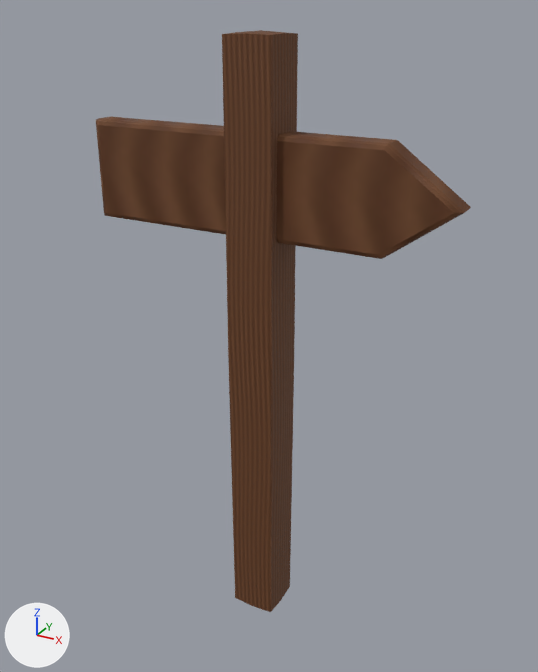
Before and after pictures for a commit that changed the glTF model public/assets/environment_props/014.glb.
Before and after are seen from a camera (50 mm lens) standing at (0.766, -1.358, 1.439) and looking at (0.005, 0.025, 0.747). Arrows for +X, +Y and +Z are at lower left; the lights stay in place. The first picture is the older version. Where no turn or scale is listed for an object, it has been applied to the vertices. Vertices at exactly the same position are counted once.

The older version as bpy lines, for what is in view:
```python
me_wood_0 = bpy.data.meshes.new('wood.0')
me_wood_0.from_pydata(...)  # 26 vertices, 48 faces; spans x -0.06..0.06, y -0.06..0.06, z -0.7..0.7
me_wood_0.materials.append(mat_wood)
me_wood_1 = bpy.data.meshes.new('wood.1')
me_wood_1.from_pydata(...)  # 30 vertices, 56 faces; spans x -0.411..0.436, y -0.034..0.034, z -0.011..0.211
me_wood_1.materials.append(mat_wood)
ob_wood_0 = bpy.data.objects.new('wood.0', me_wood_0)
ob_wood_0.location = (0.0, 0.0, 0.7)
ob_wood_1 = bpy.data.objects.new('wood.1', me_wood_1)
ob_wood_1.location = (0.0, 0.0, 1.0)
```
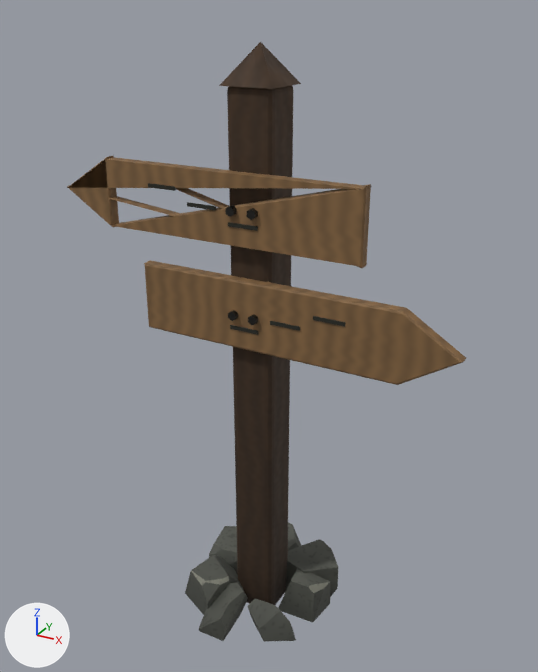
The change, as a list of edits to the scene's bpy script:
```text
Add mat_heartwood:
    mat_heartwood = bpy.data.materials.new('heartwood')
    # colours: brown #513922, mixed with the vertex colours
    # uses the picture img_authored_wood_color
    # uses the picture img_authored_wood_normal
    # uses the picture img_authored_wood_orm
Add mat_fresh_chipped_mineral:
    mat_fresh_chipped_mineral = bpy.data.materials.new('fresh chipped mineral')
    # colours: grey #8a8b7e, mixed with the vertex colours
    # uses the picture img_authored_stone_color
    # uses the picture img_authored_stone_normal
    # uses the picture img_authored_stone_orm
Add mat_weathered_mineral:
    mat_weathered_mineral = bpy.data.materials.new('weathered mineral')
    # colours: dark grey #5a5c54, mixed with the vertex colours
    # uses the picture img_authored_stone_color
    # uses the picture img_authored_stone_normal
    # uses the picture img_authored_stone_orm
Add mat_recess:
    mat_recess = bpy.data.materials.new('recess')
    # nodes: BsdfPrincipled, Mix, OutputMaterial, VertexColor
    # colours: black #282821, mixed with the vertex colours
Add mat_forged_iron:
    mat_forged_iron = bpy.data.materials.new('forged iron')
    # colours: dark grey #444340, mixed with the vertex colours
    # uses the picture img_authored_metal_color
    # uses the picture img_authored_metal_normal
    # uses the picture img_authored_metal_orm
Add mat_cut_grain:
    mat_cut_grain = bpy.data.materials.new('cut grain')
    # colours: brown #a17b4f, mixed with the vertex colours
    # uses the picture img_authored_wood_color
    # uses the picture img_authored_wood_normal
    # uses the picture img_authored_wood_orm
Change me_wood_0:
    remove me_wood_0.from_pydata(...)  # 26 vertices, 48 faces; spans x -0.06..0.06, y -0.06..0.06, z -0.7..0.7
    remove me_wood_0.materials.append(mat_wood)
    add me_wood_0.from_pydata(...)  # 102 vertices, 196 faces; spans x -0.06..0.06, y -0.06..0.06, z 0.0..1.38
    me_wood_0 part 1: the whole mesh is rebuilt
    add me_wood_0.materials.append(mat_heartwood)
Change ob_wood_0:
    ob_wood_0.location: (0.0, 0.0, 0.7) -> (0.0, 0.0, 0.0)
Remove ob_wood_1:
    ob_wood_1 = bpy.data.objects.new('wood.1', me_wood_1)
Add ob_fresh_chipped_mineral:
    ob_fresh_chipped_mineral = bpy.data.objects.new('fresh chipped mineral', me_mesh_5)  # 62 vertices, 36 faces; spans x -0.196..0.176, y -0.204..0.184, z 0.0..0.105
    ob_fresh_chipped_mineral.location = (0.0, 0.0, 0.0)
Add ob_weathered_mineral:
    ob_weathered_mineral = bpy.data.objects.new('weathered mineral', me_mesh_4)  # 152 vertices, 240 faces; spans x -0.196..0.181, y -0.204..0.201, z 0.0..0.105
    ob_weathered_mineral.location = (0.0, 0.0, 0.0)
Add ob_recess:
    ob_recess = bpy.data.objects.new('recess', me_mesh_3)  # 576 vertices, 1128 faces; spans x -0.235..0.235, y -0.079..-0.075, z 0.796..1.094
    ob_recess.location = (0.0, 0.0, 0.0)
Add ob_forged_iron:
    ob_forged_iron = bpy.data.objects.new('forged iron', me_mesh_2)  # 56 vertices, 96 faces; spans x -0.035..0.035, y -0.087..-0.073, z 0.819..1.071
    ob_forged_iron.location = (0.0, 0.0, 0.0)
Add ob_cut_grain:
    ob_cut_grain = bpy.data.objects.new('cut grain', me_mesh_1)  # 50 vertices, 102 faces; spans x -0.475..0.476, y -0.076..-0.048, z 0.751..1.14
    ob_cut_grain.location = (0.0, 0.0, 0.0)
```

What differs and where, as boxes [x1, y1, x2, y2] in the pictures (538 x 672 px):
'cut grain', added (brown): after [67, 156, 466, 385]
'wood.0', reshaped, moved (8% wider): before [222, 30, 298, 612]; after [219, 42, 301, 605]
'wood.1', deleted (brown): before [96, 117, 471, 259]
'weathered mineral', added: after [185, 522, 338, 642]
'recess', added: after [148, 183, 345, 335]
'forged iron', added: after [225, 205, 258, 325]
'fresh chipped mineral', added: after [191, 539, 329, 593]
